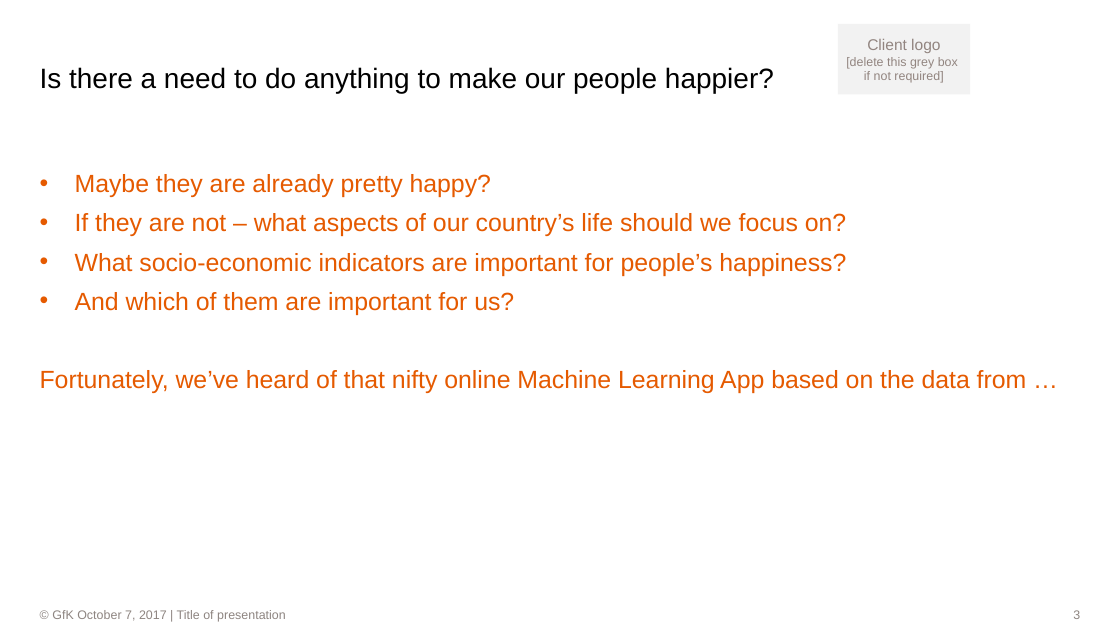
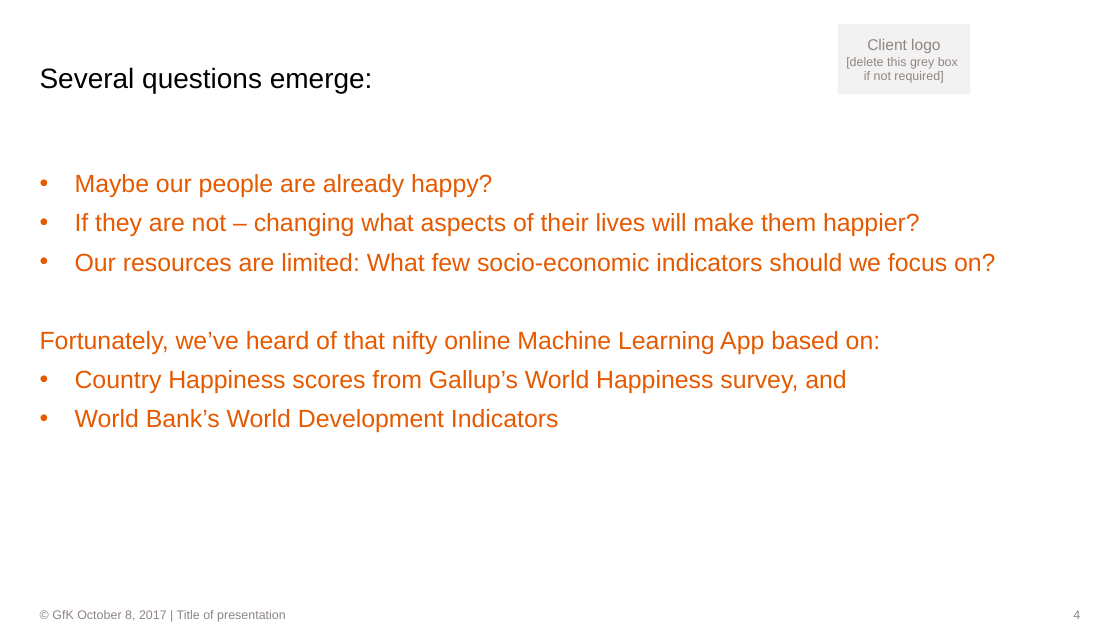
Before and after one commit to dl7631/Predict_World_Happiness, a slide deck: slide 4 of World Happiness.pptx (slide 3 before the commit). Drawn at 1120x630 pixels with LibreOffice and Linux fonts; fonts in the diff are those of the drawing; background and template pictures are left out. Boxes give left, top, right and bottom in pixels: in the first picture for what was removed or moved away, otherwise in the second. Text is boxed around its words. In the diff, an @@ line names an element or a change of style, - is before the commit and + after.

Commit message:
Work on Sunday, October 8

```diff
--- a/World Happiness.pptx
+++ b/World Happiness.pptx
@@ title at (40, 67, 373, 94): text changed @@
-Is there a need to do anything to make our people happier?
+Several questions emerge:
@@ text at (40, 174, 995, 432): text changed @@
-• Maybe they are already pretty happy?
-• If they are not – what aspects of our country’s life should we focus on?
-• What socio-economic indicators are important for people’s happiness?
-• And which of them are important for us?
-Fortunately, we’ve heard of that nifty online Machine Learning App based on the data from …
+• Maybe our people are already happy?
+• If they are not – changing what aspects of their lives will make them happier?
+• Our resources are limited: What few socio-economic indicators should we focus on?
+Fortunately, we’ve heard of that nifty online Machine Learning App based on:
+• Country Happiness scores from Gallup’s World Happiness survey, and
+• World Bank’s World Development Indicators
@@ text at (52, 610, 286, 622): text changed @@
-                © GfK October 7, 2017 | Title of presentation
+                © GfK October 8, 2017 | Title of presentation
@@ page number at (1073, 610, 1080, 619): text changed @@
-3
+4
```
Also in this commit, not shown: 14 other slides changed, 17 slides added, 10 slides removed, 4 other files.
